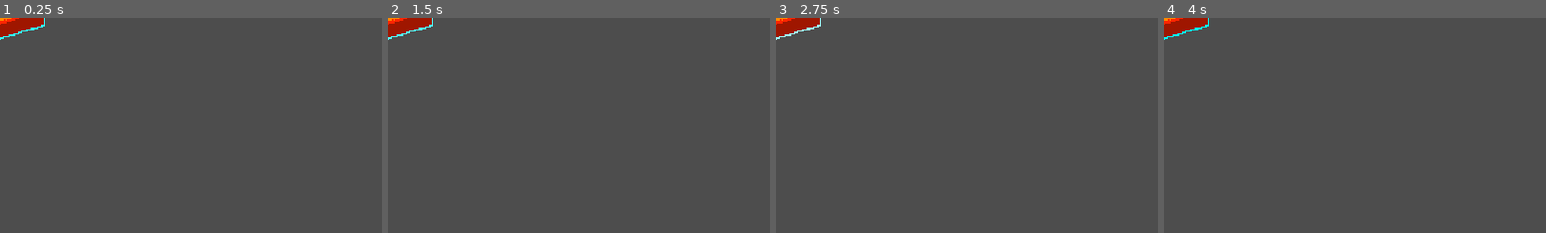
Above: before the commit, frames 1-4 (left to right).
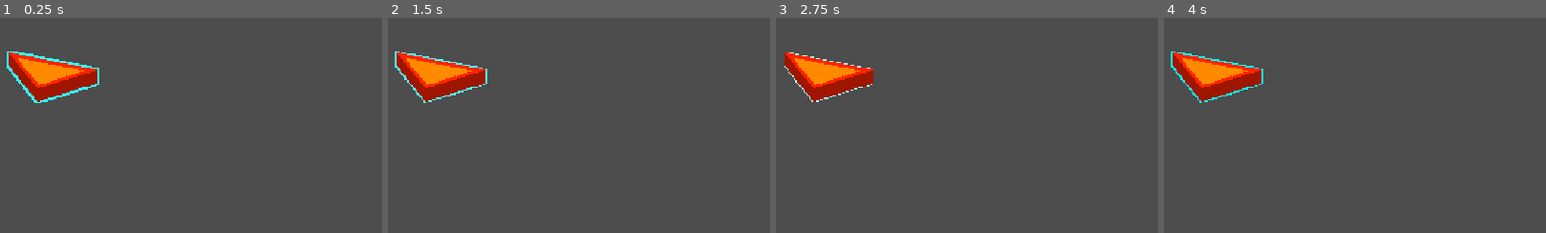
Above: after the commit, the same moments.

Repository: specstuck/lily-explore
Game: Godot game, scene res://scenes/click_selectable.tscn
The game is run twice, just before and just after one commit, with the same random seed, the same clock (stepped at 60 frames per second) and the same inputs. This scene is started directly instead of the project's main scene. The engine's default icon, where the game draws it, is replaced by a stand-in: a white triangle on a blue panel in a dark square. Sound files missing from this copy of the repository are replaced by a short silence.
Inputs (mouse positions are % of the whole screen's width and height, from its top left):
- Up to frame 1 (0.25 s): no input
- Up to frame 2 (1.5 s): move the mouse to (72, 45) at 0.52 s; click (72, 45) at 0.67 s; tap Enter at 1.25 s; drag from (30, 55) to (45, 70) at 1.27 s
- Up to frame 3 (2.75 s): tap Space at 2 s; move the mouse to (60, 28) at 2.02 s; click (60, 28) at 2.17 s
- Up to frame 4 (4 s): tap Enter at 2.75 s; drag from (45, 70) to (20, 35) at 2.77 s; tap Space at 3.5 s; move the mouse to (80, 65) at 3.52 s; click (80, 65) at 3.67 s
The pictures show only the part of the screen within x 0-50%, y 0-50%; the shares and areas given below are measured in that part.

The runs differ from the first frame. In frame 1, 4.6% of the frame differs, in the area x 0-26%, y 0-40%; in frame 2, 4.3%; in frame 3, 4.1%; in frame 4, 4.3%.

Commit message:
width sine

Diff:
--- a/spexplore-sys/assets/shader/lily_selectable.gdshader
+++ b/spexplore-sys/assets/shader/lily_selectable.gdshader
@@ -4,18 +4,30 @@
 uniform vec4 color: source_color = vec4(1.0);
 uniform vec4 color2: source_color = vec4(1.0);
 // Outline thickness.
-uniform float thickness: hint_range(0.0, 100.0) = 1.0;
+uniform float thickness: hint_range(0.0, 100.0) = 0.0;
+uniform float max_thickness: hint_range(0.0, 100) = 0.0;
 // Used to compensate for alpha values.
 uniform float tolerance: hint_range(0.0, 0.999) = 0.0;
 // If on will draw at diagonals. Off is mainly for pixel art but you do you.
 uniform bool diagonals = true;
 // If diagonals are checked will check for half pixels so it rounds the outline a bit more.
 uniform bool rounded = true;
+
+
 uniform float speed = 3;
+
+float currThickness() {
+	float curr_thickness = thickness;
+		if(max_thickness > thickness){
+			curr_thickness = thickness + (sin(TIME + speed) * .5 + .5) * max_thickness;
+		}
+	return curr_thickness;
+}
 
 // Compensate UV for outline.
 void vertex() {
-	float max_len = min((1.0 + TEXTURE_PIXEL_SIZE.x * thickness * 2.0), (1.0 + TEXTURE_PIXEL_SIZE.y * thickness * 2.0));
+	float curr_thickness = currThickness();
+	float max_len = min((1.0 + TEXTURE_PIXEL_SIZE.x * curr_thickness * 2.0), (1.0 + TEXTURE_PIXEL_SIZE.y * curr_thickness * 2.0));
 	VERTEX = vec2(VERTEX.x * max_len, VERTEX.y * max_len);
 }
 
@@ -55,18 +67,20 @@
 void fragment() {
 	if (thickness > 0.0) {
 		// Correct image size to for outline in frame.
+		float curr_thickness = currThickness();
 		vec2 uv = UV;
 		uv -= vec2(0.5);
-		float edge = TEXTURE_PIXEL_SIZE.x * thickness * 2.0;
+		float edge = TEXTURE_PIXEL_SIZE.x * curr_thickness * 2.0;
 		uv = uv + uv * edge;
 		uv += vec2(0.5);
-
 
 		// Apply outline.
 		vec4 newColor = texture(TEXTURE, uv);
 		if (newColor.a == 0.0 || border(uv)) {
-			float outline = in_range(TEXTURE_PIXEL_SIZE * thickness, TEXTURE, uv);
+			float outline = in_range(TEXTURE_PIXEL_SIZE * curr_thickness, TEXTURE, uv);
 			vec4 finalColor = step(1.0 - tolerance, outline) * color;
+			//vec4 finalColor = step(1.0 - tolerance, in_range(edge / 2.0, TEXTURE, uv) ? 1.0: 0.0) * texture(color, vec2(get_distance(edge / 2.0 + 0.001, TEXTURE, uv)));
+
 			newColor.a = finalColor.a;
 			newColor.rgb = mix(color2.rgb, finalColor.rgb, sin(TIME * speed));
 			//newColor.rgb = vec3(smoothstep(end_time, start_time, TIME));
--- a/spexplore-sys/scenes/click_selectable.tscn
+++ b/spexplore-sys/scenes/click_selectable.tscn
@@ -8,13 +8,15 @@
 shader = ExtResource("2_yvewy")
 shader_parameter/color = Color(0, 1, 1, 1)
 shader_parameter/color2 = Color(0.36862746, 1, 1, 1)
-shader_parameter/thickness = 2.154000102315
+shader_parameter/thickness = 1.0000000475
+shader_parameter/max_thickness = 2.000000095
 shader_parameter/tolerance = 0.0
 shader_parameter/diagonals = true
-shader_parameter/rounded = true
+shader_parameter/rounded = false
 shader_parameter/speed = 2.0
 
 [node name="ClickSelectable" instance=ExtResource("1_5b7tc")]
+position = Vector2(80, 89)
 
 [node name="Sprite2D" parent="." index="2"]
 material = SubResource("ShaderMaterial_0bnst")
